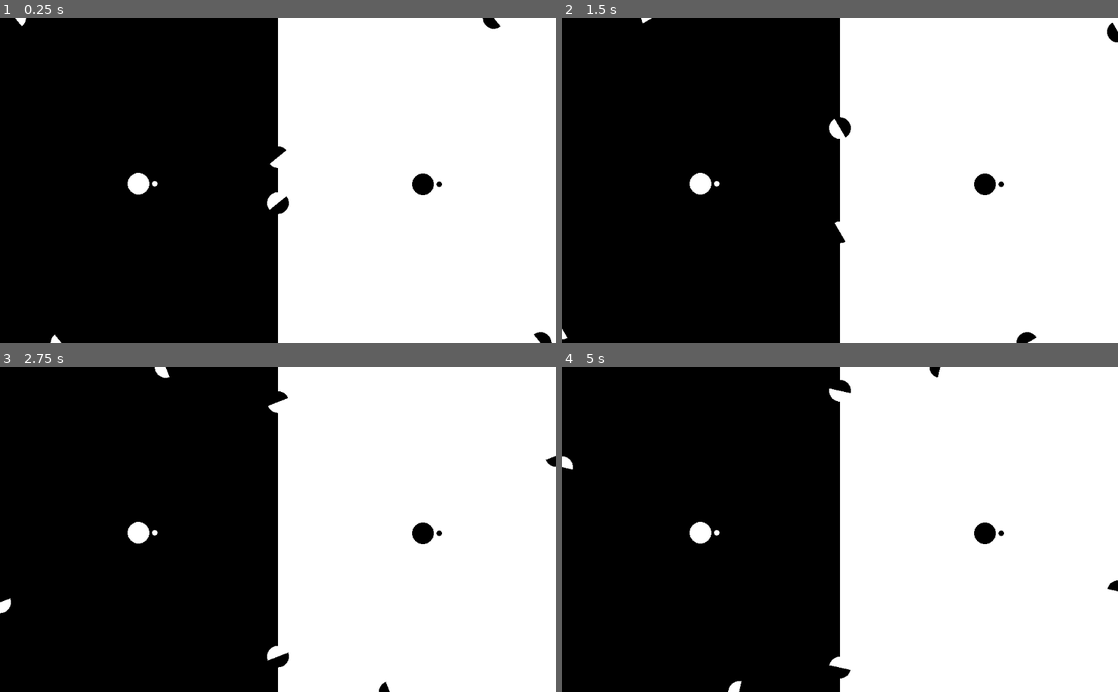
Above: before the commit, frames 1-4 (two rows, left to right).
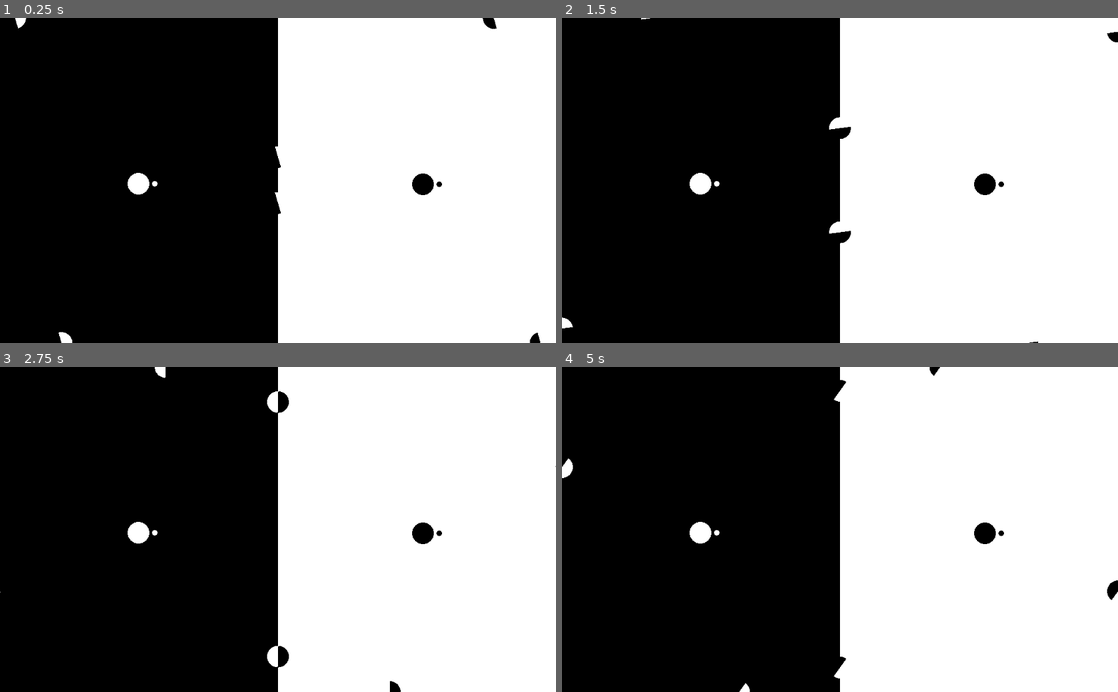
Above: after the commit, the same moments.

Repository: doctor-g/GGJ22
Game: Godot game, scene res://World/World.tscn
Two runs of this game, one before a commit and one after it. Both use one fixed random seed, a clock stepped at 60 frames per second and the inputs below.
Inputs:
- Up to frame 1 (0.25 s): no input
- Up to frame 2 (1.5 s): no input
- Up to frame 3 (2.75 s): no input
- Up to frame 4 (5 s): no input

The runs differ from the first frame. In frame 1, 0.4% of the frame differs, in the area x 2-100%, y 0-100%; in frame 2, 0.4%; in frame 3, 0.4%; in frame 4, 0.5%, in the area x 0-100%, y 0-100%.

Commit message:
Make sparks spin more elegantly

Diff:
--- a/project/Spark/Spark.gd
+++ b/project/Spark/Spark.gd
@@ -8,28 +8,27 @@
 
 onready var _radius: float = $Area2D/CollisionShape2D.shape.radius
 
-var _rotation_factor := 0.0
 var _half_circle_a: PoolVector2Array
 var _half_circle_b: PoolVector2Array
+
+
+func _ready():
+	for i in VERTICES+1:
+		_half_circle_a.append(Vector2(0,_radius).rotated(float(i)/VERTICES/2*TAU))
+
+	for i in VERTICES+1:
+		_half_circle_b.append(Vector2(0,_radius).rotated(float(i)/VERTICES/2*TAU+PI))
 
 
 func _draw():
 	draw_colored_polygon(_half_circle_a, Color.black)
 	draw_colored_polygon(_half_circle_b, Color.white)
-	#draw_circle(Vector2.ZERO, $Area2D/CollisionShape2D.shape.radius, Color.orange)
 
 
 func _process(delta):
 	unit_offset += UNIT_PER_SECOND * delta
-	_half_circle_a = []
-	_half_circle_b = []
-	for i in VERTICES+1:
-		_half_circle_a.append(Vector2(0,_radius).rotated(float(i)/VERTICES/2*TAU+_rotation_factor))
 
-	for i in VERTICES+1:
-		_half_circle_b.append(Vector2(0,_radius).rotated(float(i)/VERTICES/2*TAU+_rotation_factor+PI))
-
-	_rotation_factor += ROTATION_SPEED
+	rotation += ROTATION_SPEED
 	update()
 
 
--- a/project/Spark/Spark.tscn
+++ b/project/Spark/Spark.tscn
@@ -6,6 +6,7 @@
 radius = 20.0
 
 [node name="Spark" type="PathFollow2D"]
+rotate = false
 script = ExtResource( 1 )
 
 [node name="Area2D" type="Area2D" parent="."]
